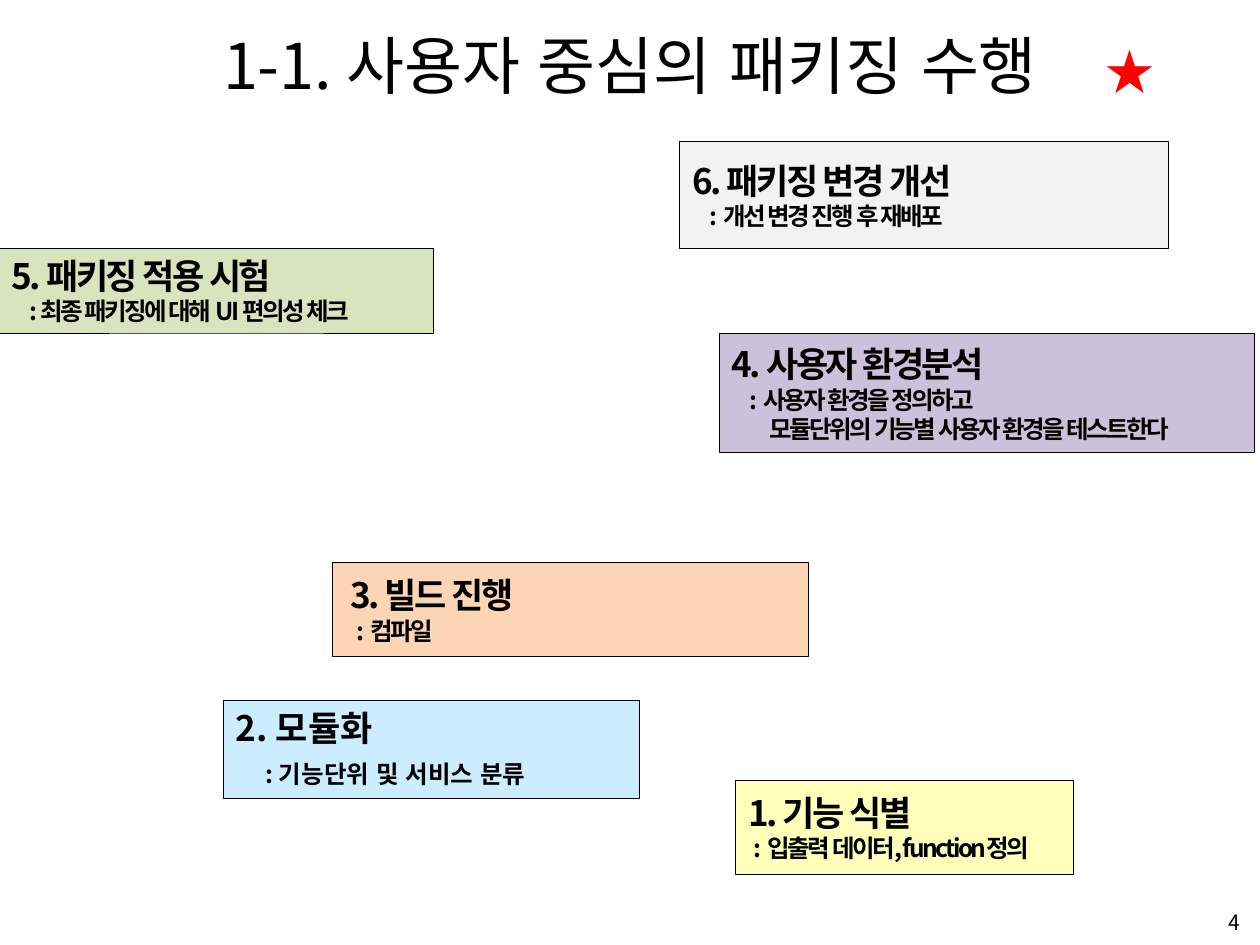
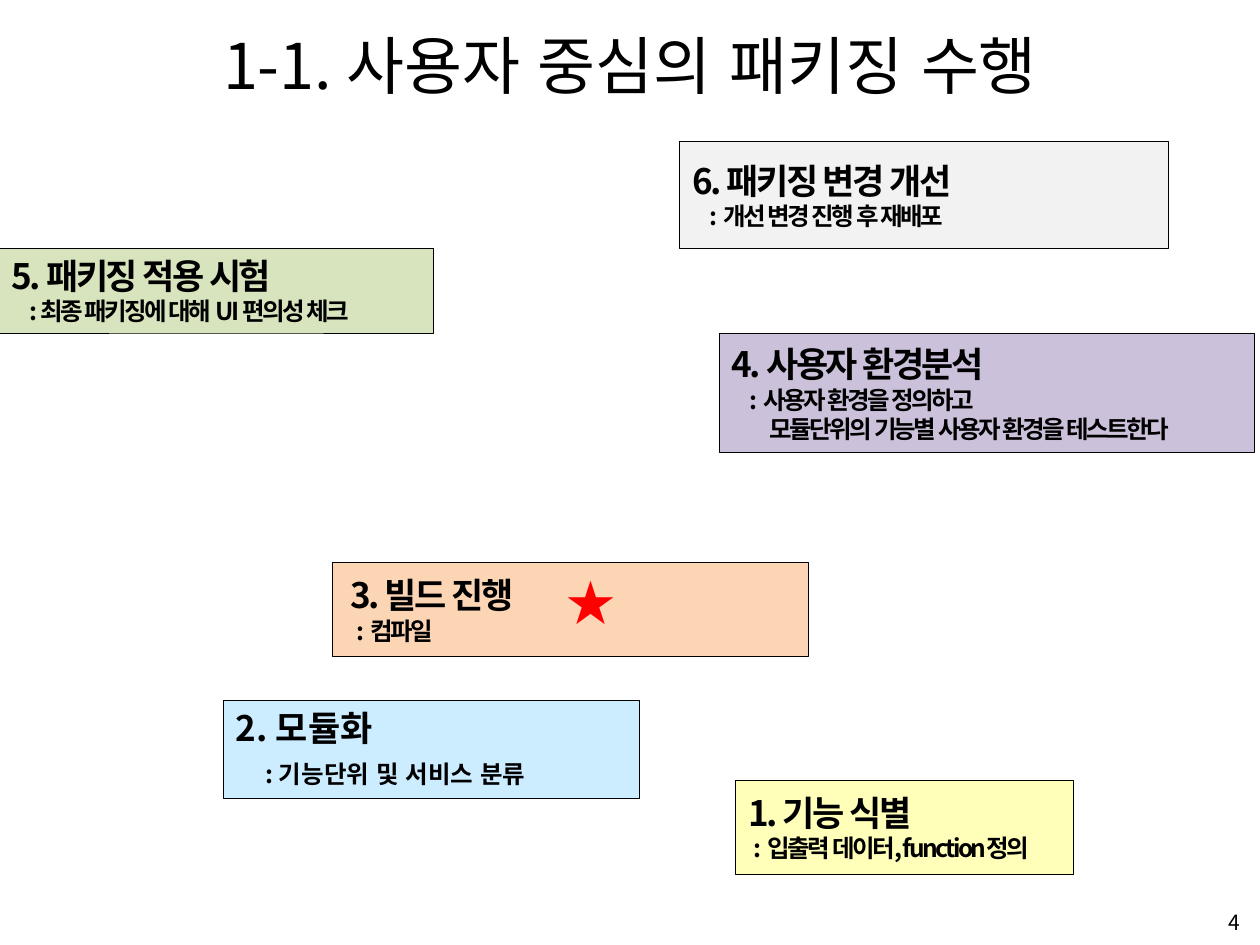
Before and after one commit to kha0213/mega_IT, a slide deck: slide 4 of 노트/9_etc/1_제품소프트웨어패키징.pptx. Drawn at 1260x945 pixels with LibreOffice and Linux fonts; fonts in the diff are those of the drawing; background and template pictures are left out. Boxes give left, top, right and bottom in pixels: in the first picture for what was removed or moved away, otherwise in the second. Text is boxed around its words. In the diff, an @@ line names an element or a change of style, - is before the commit and + after.

```diff
--- a/노트/9_etc/1_제품소프트웨어패키징.pptx
+++ b/노트/9_etc/1_제품소프트웨어패키징.pptx
@@ text "★": place and size @@
-text "★" at [1094, 35, 1168, 107]
+text "★" at [554, 567, 629, 639]
```
Also in this commit, not shown: 51 other files.
